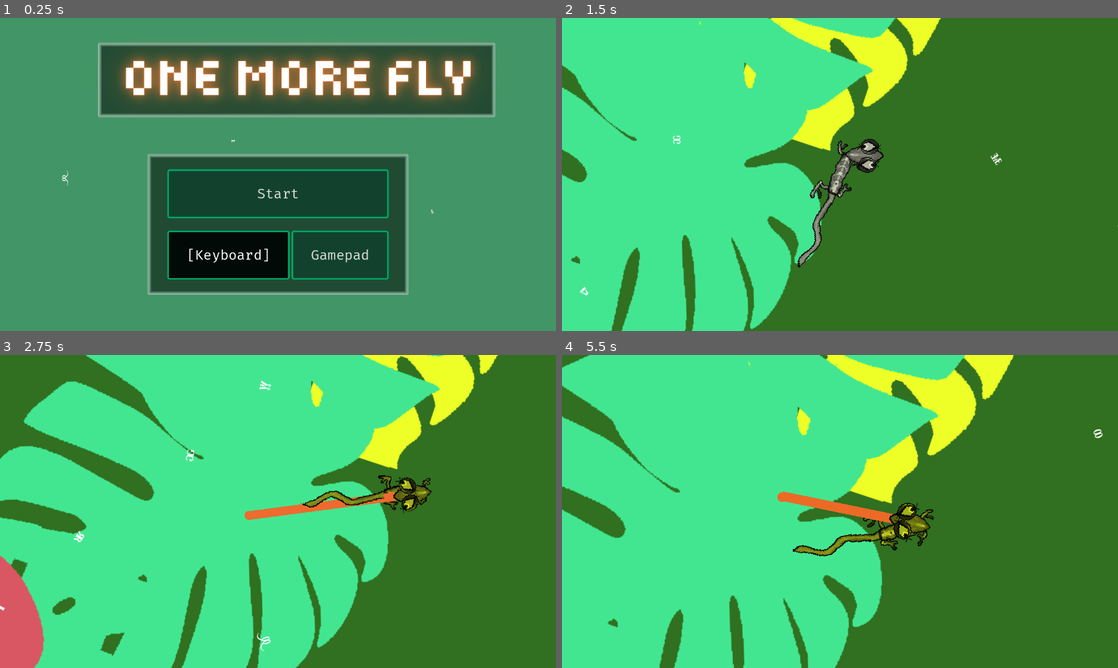
Above: before the commit, frames 1-4 (two rows, left to right).
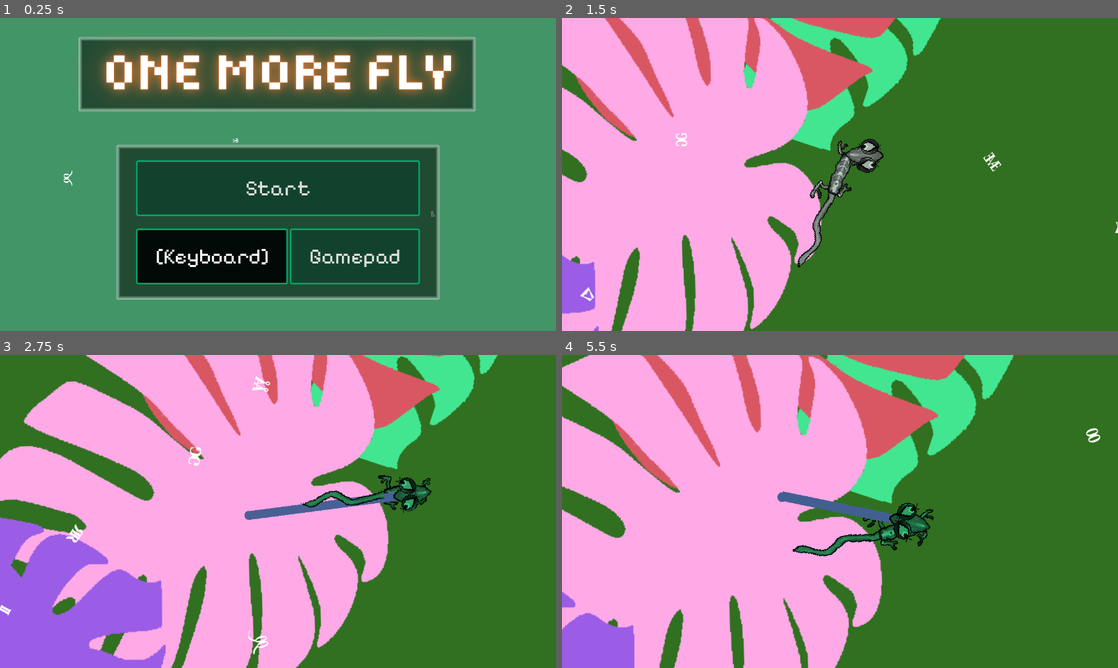
Above: after the commit, the same moments.

Repository: bjornarprytz/mask
Game: Godot game, scene res://entry.tscn
Same seed, same stepped clock (60 frames per second), same inputs: the game is played once before the commit and once after it.
Inputs (mouse positions are in pixels of both pictures, inside the frame that each line leads up to):
- Up to frame 1 (0.25 s): no input
- Up to frame 2 (1.5 s): click "Start" at 0.5 s; move the mouse to (962, 158) at 1.27 s; hold Right (ui_right) from 1.28 s (still down); hold Space (chamele) from 1.28 s (still down)
- Up to frame 3 (2.75 s): move the mouse to (166, 527) at 2.02 s; release Right (ui_right) at 2.03 s; release Space (chamele) at 2.03 s; hold Down (ui_down) from 2.03 s (still down); click (166, 527) at 2.1 s
- Up to frame 4 (5.5 s): move the mouse to (895, 442) at 2.77 s; release Down (ui_down) at 2.78 s; hold Right (ui_right) 2.78-3.53 s; hold Space (chamele) 2.78-3.53 s; move the mouse to (812, 574) at 3.52 s; hold Up (ui_up) 3.53-4.28 s; click (812, 574) at 3.6 s; move the mouse to (1006, 558) at 4.27 s; hold Space (chamele) 4.28-5.03 s; hold Left (ui_left) from 4.28 s (still down); move the mouse to (673, 464) at 5.02 s; click (673, 464) at 5.1 s

The runs differ from the first frame. In frame 1, 27% of the frame differs, in the area x 11-90%, y 6-90%; in frame 2, 46%; in frame 3, 62%, in the area x 0-90%, y 0-100%; in frame 4, 59%.

Commit message:
new font

Diff:
--- a/src/autoloads/palette.tscn
+++ b/src/autoloads/palette.tscn
@@ -4,4 +4,4 @@
 
 [node name="Palette" type="Node2D"]
 script = ExtResource("1_1cawm")
-colors = Array[Color]([Color(1, 0.6627451, 0.90588236, 1), Color(0.13725491, 0.7882353, 1, 1), Color(0.8509804, 0.34117648, 0.3882353, 1), Color(0.25882354, 0.9019608, 0.5686275, 1), Color(0.92941177, 1, 0.14901961, 1)])
+colors = Array[Color]([Color(1, 0.6627451, 0.90588236, 1), Color(0.13725491, 0.7882353, 1, 1), Color(0.8509804, 0.34117648, 0.3882353, 1), Color(0.25882354, 0.9019608, 0.5686275, 1), Color(0.60784316, 0.3647059, 0.8980392, 1), Color(0, 0.9607843, 0.83137256, 1)])
--- a/src/entry.gd
+++ b/src/entry.gd
@@ -40,3 +40,7 @@
 
 	var tween = create_tween()
 	tween.tween_property(feature, "modulate:a", 1.0, 1.0)
+
+
+func _on_start_button_mouse_entered() -> void:
+	await NodeEffects.jiggle(start_button)
--- a/src/entry.tscn
+++ b/src/entry.tscn
@@ -13,31 +13,30 @@
 
 [node name="PanelContainer2" type="PanelContainer" parent="CanvasLayer"]
 self_modulate = Color(1, 1, 1, 0.5019608)
-offset_left = 226.0
-offset_top = 57.0
-offset_right = 1140.0
-offset_bottom = 228.0
+offset_left = 181.0
+offset_top = 44.0
+offset_right = 1095.0
+offset_bottom = 215.0
 
 [node name="Onemoreflylogo" type="TextureRect" parent="CanvasLayer"]
-offset_left = 45.0
-offset_top = 35.0
-offset_right = 1325.0
-offset_bottom = 235.0
+offset_top = 22.0
+offset_right = 1280.0
+offset_bottom = 222.0
 texture = ExtResource("2_jnwwp")
 
 [node name="PanelContainer" type="PanelContainer" parent="CanvasLayer"]
 self_modulate = Color(1, 1, 1, 0.5019608)
-anchors_preset = 8
+anchors_preset = 7
 anchor_left = 0.5
-anchor_top = 0.5
+anchor_top = 1.0
 anchor_right = 0.5
-anchor_bottom = 0.5
-offset_left = -281.0
-offset_top = -47.0
-offset_right = 281.0
-offset_bottom = 277.0
+anchor_bottom = 1.0
+offset_left = -300.0
+offset_top = -396.0
+offset_right = 300.0
+offset_bottom = -72.0
 grow_horizontal = 2
-grow_vertical = 2
+grow_vertical = 0
 
 [node name="VBoxContainer" type="VBoxContainer" parent="CanvasLayer/PanelContainer"]
 layout_mode = 2
@@ -59,7 +58,7 @@
 layout_mode = 2
 toggle_mode = true
 button_group = SubResource("ButtonGroup_rixl5")
-text = "Keyboard"
+text = "[Keyboard]"
 
 [node name="GamepadButton" type="Button" parent="CanvasLayer/PanelContainer/VBoxContainer/HBoxContainer"]
 unique_name_in_owner = true
@@ -91,6 +90,7 @@
 move_speed = 50.0
 flap_speed = 5.0
 
+[connection signal="mouse_entered" from="CanvasLayer/PanelContainer/VBoxContainer/StartButton" to="." method="_on_start_button_mouse_entered"]
 [connection signal="pressed" from="CanvasLayer/PanelContainer/VBoxContainer/StartButton" to="." method="_on_start_button_pressed"]
 [connection signal="toggled" from="CanvasLayer/PanelContainer/VBoxContainer/HBoxContainer/KeyboardButton" to="." method="_on_keyboard_button_toggled"]
 [connection signal="toggled" from="CanvasLayer/PanelContainer/VBoxContainer/HBoxContainer/GamepadButton" to="." method="_on_gamepad_button_toggled"]
--- a/src/generated/global_theme.tres
+++ b/src/generated/global_theme.tres
@@ -2,9 +2,9 @@
 
 [ext_resource type="Texture2D" uid="uid://b3j5t5dtouj45" path="res://assets/panel-texture.png" id="1_ekht3"]
 [ext_resource type="FontFile" uid="uid://b55kf5gcw4r2u" path="res://assets/fonts/it-gridbit-demo/ITGridbitDemo-Regular.otf" id="2_arlvn"]
-[ext_resource type="FontFile" uid="uid://dm08mvl84ygq3" path="res://assets/fonts/Fira_Code/static/FiraCode-Regular.ttf" id="2_ekht3"]
+[ext_resource type="FontFile" uid="uid://cp6gm3onst21u" path="res://assets/fonts/Pixelify_Sans/static/PixelifySans-Regular.ttf" id="3_arlvn"]
 
-[sub_resource type="StyleBoxFlat" id="StyleBoxFlat_bq3ui"]
+[sub_resource type="StyleBoxFlat" id="StyleBoxFlat_arlvn"]
 content_margin_left = 45.0
 content_margin_top = 35.0
 content_margin_right = 45.0
@@ -66,12 +66,12 @@
 axis_stretch_vertical = 2
 
 [resource]
-default_font = ExtResource("2_ekht3")
-default_font_size = 32
-Button/styles/hover = SubResource("StyleBoxFlat_bq3ui")
-Button/styles/normal = SubResource("StyleBoxFlat_q6bo0")
-Button/styles/pressed = SubResource("StyleBoxFlat_pfd5p")
-PanelContainer/styles/panel = SubResource("StyleBoxTexture_ahide")
+default_font = ExtResource("3_arlvn")
+default_font_size = 48
+Button/styles/hover = SubResource("StyleBoxFlat_arlvn")
+Button/styles/normal = SubResource("StyleBoxFlat_bq3ui")
+Button/styles/pressed = SubResource("StyleBoxFlat_q6bo0")
+PanelContainer/styles/panel = SubResource("StyleBoxTexture_pfd5p")
 Title/base_type = &"RichTextLabel"
 Title/font_sizes/normal_font_size = 64
 Title/fonts/normal_font = ExtResource("2_arlvn")
--- a/src/theme_gen.gd
+++ b/src/theme_gen.gd
@@ -13,11 +13,11 @@
 var button_border_color = Color("00a465ff")
 var default_border_width = 4
 var default_corner_radius = 5
-var default_font_size = 32
+var default_font_size = 48
 var title_font_size = 64
 var panel_texture = preload("res://assets/panel-texture.png")
 
-var default_font = preload("res://assets/fonts/Fira_Code/static/FiraCode-Regular.ttf")
+var default_font = preload("res://assets/fonts/Pixelify_Sans/static/PixelifySans-Regular.ttf")
 var title_font = preload("res://assets/fonts/it-gridbit-demo/ITGridbitDemo-Regular.otf")
 var default_content_margins = content_margins(45, 35)
 
Not shown, added: src/assets/fonts/Pixelify_Sans/OFL.txt
Binary file added: src/assets/fonts/Pixelify_Sans/PixelifySans-VariableFont_wght.ttf
Not shown, added: src/assets/fonts/Pixelify_Sans/PixelifySans-VariableFont_wght.ttf.import
Not shown, added: src/assets/fonts/Pixelify_Sans/README.txt
Binary file added: src/assets/fonts/Pixelify_Sans/static/PixelifySans-Bold.ttf
Not shown, added: src/assets/fonts/Pixelify_Sans/static/PixelifySans-Bold.ttf.import
Binary file added: src/assets/fonts/Pixelify_Sans/static/PixelifySans-Medium.ttf
Not shown, added: src/assets/fonts/Pixelify_Sans/static/PixelifySans-Medium.ttf.import
Binary file added: src/assets/fonts/Pixelify_Sans/static/PixelifySans-Regular.ttf
Not shown, added: src/assets/fonts/Pixelify_Sans/static/PixelifySans-Regular.ttf.import
Binary file added: src/assets/fonts/Pixelify_Sans/static/PixelifySans-SemiBold.ttf
Not shown, added: src/assets/fonts/Pixelify_Sans/static/PixelifySans-SemiBold.ttf.import
(and 1 more such lines)
